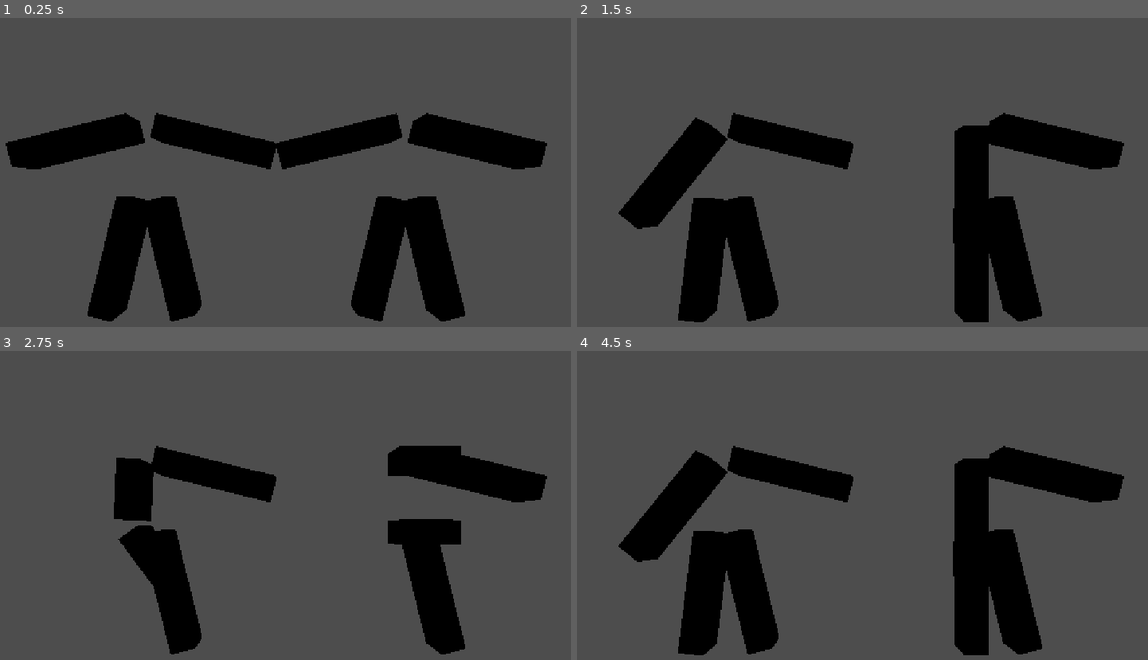
Above: before the commit, frames 1-4 (two rows, left to right).
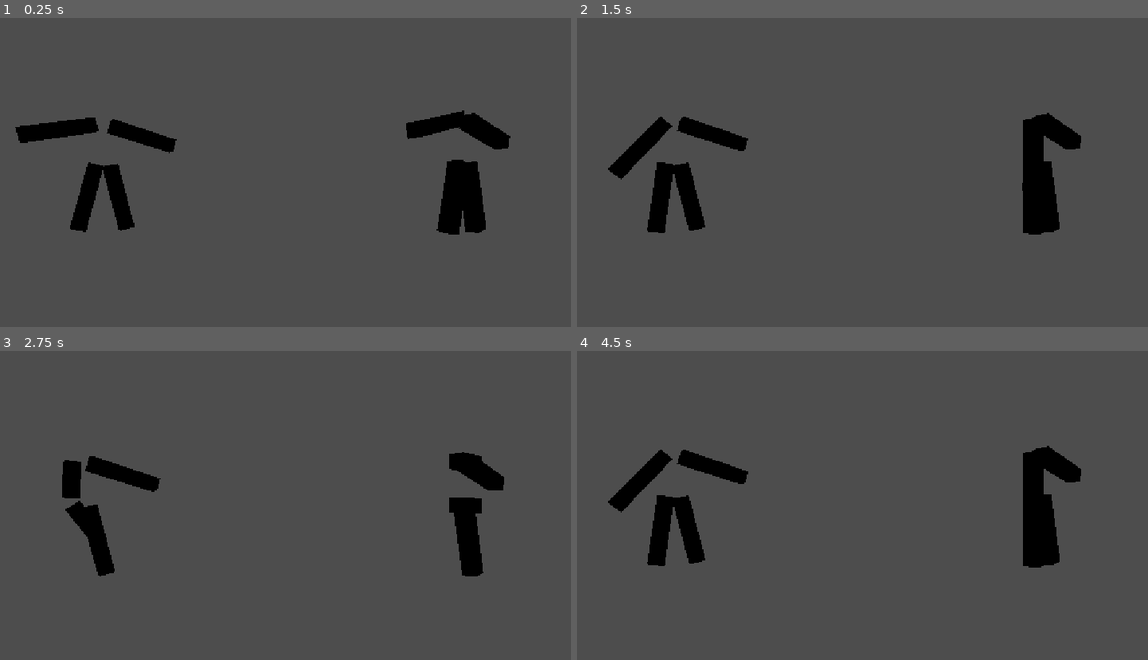
Above: after the commit, the same moments.

Repository: The-MEDINA/SNAP-back
Game: Godot game, scene res://Scenes/controlsTesting.tscn
The game is run twice, just before and just after one commit, with the same random seed, the same clock (stepped at 60 frames per second) and the same inputs. This scene is started directly instead of the project's main scene.
Inputs (mouse positions are in pixels of both pictures, inside the frame that each line leads up to):
- Up to frame 1 (0.25 s): no input
- Up to frame 2 (1.5 s): move the mouse to (993, 178) at 0.52 s; press the mouse at (993, 178) at 0.53 s; hold D (LeftThumbstickRight) 0.53-1.28 s; tap Enter at 1.25 s; move the mouse to (725, 215) at 1.27 s; release the mouse at (725, 215) at 1.28 s; hold S (LeftThumbstickDown) from 1.28 s (still down); right-click (725, 215) at 1.35 s
- Up to frame 3 (2.75 s): tap Space at 2 s; move the mouse to (342, 449) at 2.02 s; release S (LeftThumbstickDown) at 2.03 s; press the mouse at (342, 449) at 2.03 s; hold D (LeftThumbstickRight) from 2.03 s (still down)
- Up to frame 4 (4.5 s): tap Enter at 2.75, 4.25 s; move the mouse to (822, 601) at 2.77 s; release D (LeftThumbstickRight) at 2.78 s; release the mouse at (822, 601) at 2.78 s; hold W (LeftThumbstickUp) 2.78-3.53 s; right-click (822, 601) at 2.85 s; tap Space at 3.5 s; move the mouse to (1045, 582) at 3.52 s; press the mouse at (1045, 582) at 3.53 s; hold S (LeftThumbstickDown) from 3.53 s (still down); move the mouse to (662, 477) at 4.27 s; release the mouse at (662, 477) at 4.28 s; right-click (662, 477) at 4.35 s

The runs differ from the first frame. In frame 1, 20% of the frame differs, in the area x 0-96%, y 29-99%; in frame 2, 19%; in frame 3, 14%; in frame 4, 19%.

Commit message:
Basic camera system working

Diff:
--- a/snap-back/Scenes/controlsTesting.tscn
+++ b/snap-back/Scenes/controlsTesting.tscn
@@ -1,35 +1,40 @@
 [gd_scene format=3 uid="uid://df2odcgu3122d"]
 
+[ext_resource type="Script" uid="uid://cgsidc77wnwmg" path="res://Scripts/cameraController.gd" id="1_n7tqr"]
 [ext_resource type="Script" uid="uid://cbgw1kae8a2b" path="res://Scripts/limb.gd" id="1_r4tmq"]
 
 [sub_resource type="BoxMesh" id="BoxMesh_u1c42"]
 
 [node name="ControlsTesting" type="Node3D" unique_id=1011487555]
 
-[node name="Camera3D" type="Camera3D" parent="." unique_id=1019244076]
+[node name="Camera3D" type="Camera3D" parent="." unique_id=1019244076 node_paths=PackedStringArray("object1", "object2")]
 transform = Transform3D(1, 0, 0, 0, 1, 0, 0, 0, 1, 0, 0.35800695, 0.996895)
+fov = 50.0
+script = ExtResource("1_n7tqr")
+object1 = NodePath("../Limb")
+object2 = NodePath("../Limb6")
 
 [node name="Limb" type="MeshInstance3D" parent="." unique_id=419198381]
-transform = Transform3D(0.1, 0, 0, 0, 0.5, 0, 0, 0, 0.1, -0.59975713, 0.35, 0)
+transform = Transform3D(0.1, 0, 0, 0, 0.5, 0, 0, 0, 0.1, -1.5990775, 0.35, -1.586439)
 mesh = SubResource("BoxMesh_u1c42")
 script = ExtResource("1_r4tmq")
 baseDirection = Vector3(-0.25, -1.01, 0)
 
 [node name="Limb2" type="MeshInstance3D" parent="." unique_id=2119752659]
-transform = Transform3D(0.1, 0, 0, 0, 0.5, 0, 0, 0, 0.1, -0.4997571, 0.35, 0)
+transform = Transform3D(0.1, 0, 0, 0, 0.5, 0, 0, 0, 0.1, -1.4990773, 0.35, -1.586439)
 mesh = SubResource("BoxMesh_u1c42")
 script = ExtResource("1_r4tmq")
 left = false
 baseDirection = Vector3(0.25, -1.01, 0)
 
 [node name="Limb3" type="MeshInstance3D" parent="." unique_id=209792086]
-transform = Transform3D(0.1, 0, 0, 0, 0.5, 0, 0, 0, 0.1, -0.59975713, 0.65, 0)
+transform = Transform3D(0.1, 0, 0, 0, 0.5, 0, 0, 0, 0.1, -1.5990775, 0.65, -1.586439)
 mesh = SubResource("BoxMesh_u1c42")
 script = ExtResource("1_r4tmq")
 baseDirection = Vector3(-1.01, -0.25, 0)
 
 [node name="Limb4" type="MeshInstance3D" parent="." unique_id=411923115]
-transform = Transform3D(0.1, 0, 0, 0, 0.5, 0, 0, 0, 0.1, -0.4997571, 0.6503435, 0)
+transform = Transform3D(0.1, 0, 0, 0, 0.5, 0, 0, 0, 0.1, -1.4990773, 0.6503435, -1.586439)
 mesh = SubResource("BoxMesh_u1c42")
 script = ExtResource("1_r4tmq")
 left = false
--- /dev/null
+++ b/snap-back/Scripts/cameraController.gd
@@ -0,0 +1,21 @@
+extends Node
+
+@export var object1: Node
+@export var object2: Node
+var camera
+
+# Called when the node enters the scene tree for the first time.
+func _ready() -> void:
+	camera = self
+	pass # Replace with function body.
+
+
+# Called every frame. 'delta' is the elapsed time since the previous frame.
+func _process(delta: float) -> void:
+	var direction = (object1.global_position - camera.global_position).normalized() + (object2.global_position - camera.global_position).normalized()
+	direction.y = 0;
+	direction = direction.normalized()
+	camera.look_at(camera.global_position + direction, Vector3.UP)
+	var position = ((object1.global_position + object2.global_position) / 2) - direction * object1.global_position.distance_to(object2.global_position)
+	camera.global_position = position
+	pass
Not shown, added: snap-back/Scripts/cameraController.gd.uid
